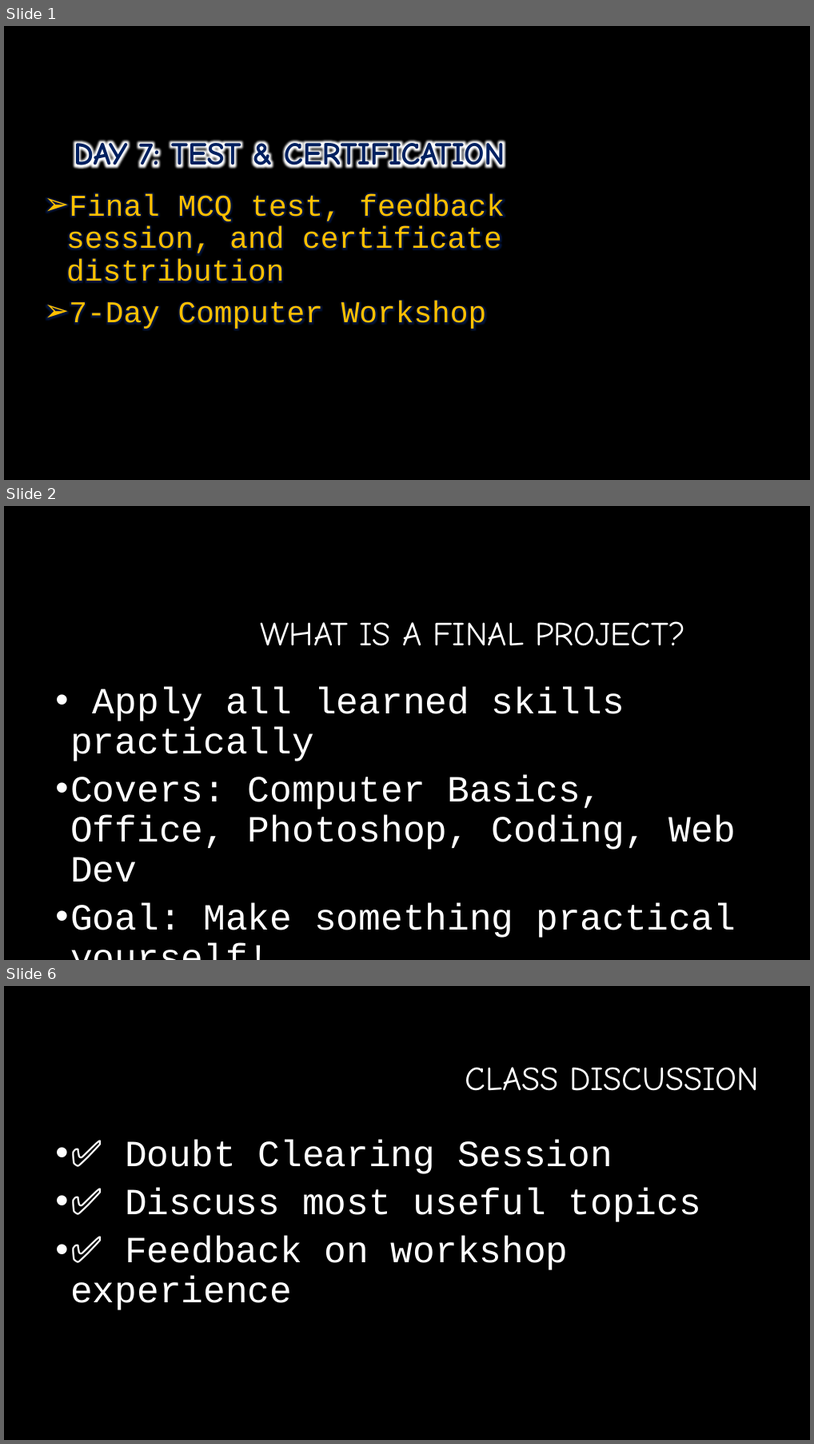
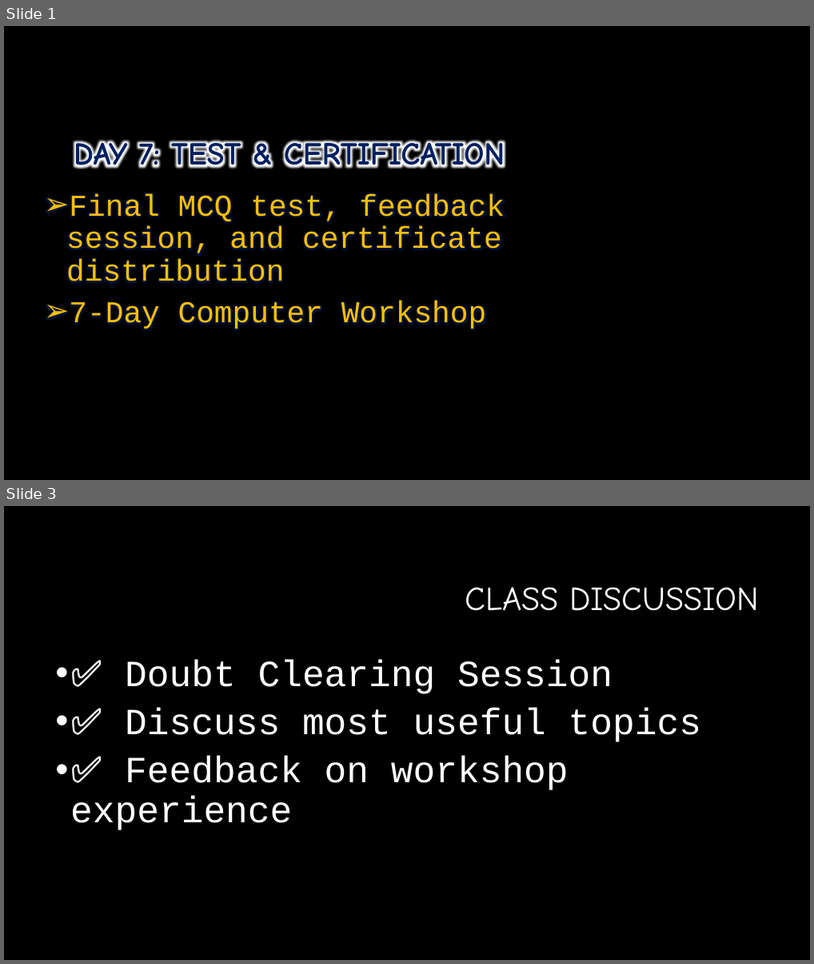
Before and after one commit to officialsurajarya/My-Hand-Written-Notes, a slide deck: 7 Days Workshop/Day7_Final_Project_Certification.pptx. Shown one above the other, each under a label of ours: slides 1, 2 and 6 before the commit, slides 1 and 3 after it; the slides between them are not shown. The pictures are 814x1444 and 814x964 pixels, drawn with LibreOffice and Linux fonts; fonts in the diff are those of the drawing; background and template pictures are left out. Boxes give left, top, right and bottom in pixels: in the first picture for what was removed or moved away, otherwise in the second. Text is boxed around its words. In the diff, an @@ line names an element or a change of style, - is before the commit and + after.

```diff
--- a/7 Days Workshop/Day7_Final_Project_Certification.pptx
+++ b/7 Days Workshop/Day7_Final_Project_Certification.pptx
@@ slide 2 removed at [4,506,810,960], background picture (left out) @@
@@ title removed at [261,621,686,646] @@
-WHAT IS A FINAL PROJECT?
@@ text removed at [70,687,736,937] @@
-• Apply all learned skills practically
-• Covers: Computer Basics, Office, Photoshop, Coding, Web Dev
-• Goal: Make something practical yourself!
@@ what was slide 6 is now slide 3 @@
```
Also in this commit, not shown: 1 slide changed, 1 slide added, 4 other slides removed, 11 other files.
